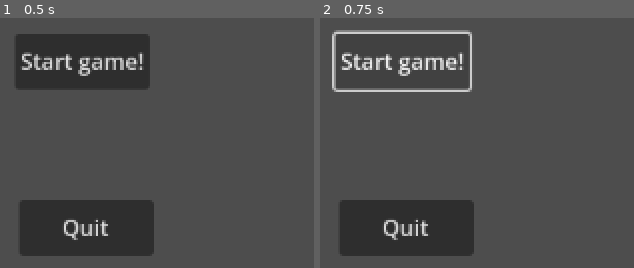
Above: before the commit, frames 1-2 (left to right).
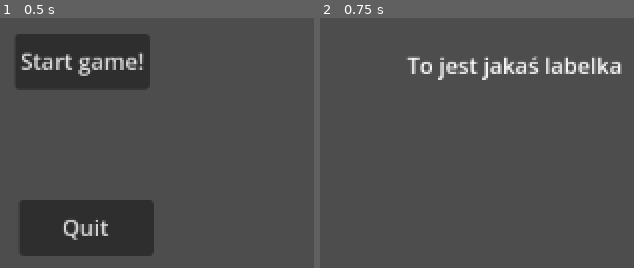
Above: after the commit, the same moments.

Repository: DziqG2NK/Godot-first-game
Game: Godot game, scene res://main.tscn
The game is run twice, just before and just after one commit, with the same random seed, the same clock (stepped at 60 frames per second) and the same inputs.
Inputs:
- Up to frame 1 (0.5 s): no input
- Up to frame 2 (0.75 s): click "Start game!" at 0.5 s

Frame 1 is identical in both runs. In frame 2, 14% of the frame differs, in the area x 3-97%, y 4-96%.

Commit message:
New scene and changing scenes

Diff:
--- a/main.gd
+++ b/main.gd
@@ -3,3 +3,7 @@
 
 func _on_quit_pressed() -> void:
 	get_tree().quit()
+
+
+func _on_play_pressed() -> void:
+	get_tree().change_scene_to_file("res://world.tscn");
--- a/main.tscn
+++ b/main.tscn
@@ -19,4 +19,5 @@
 offset_bottom = 183.0
 text = "Quit"
 
+[connection signal="pressed" from="Play" to="." method="_on_play_pressed"]
 [connection signal="pressed" from="Quit" to="." method="_on_quit_pressed"]
--- /dev/null
+++ b/world.tscn
@@ -0,0 +1,10 @@
+[gd_scene format=3 uid="uid://d4ih345qkhl0e"]
+
+[node name="World" type="Node2D"]
+
+[node name="Label" type="Label" parent="."]
+offset_left = 96.0
+offset_top = 34.0
+offset_right = 332.0
+offset_bottom = 111.0
+text = "To jest jakaś labelka"
